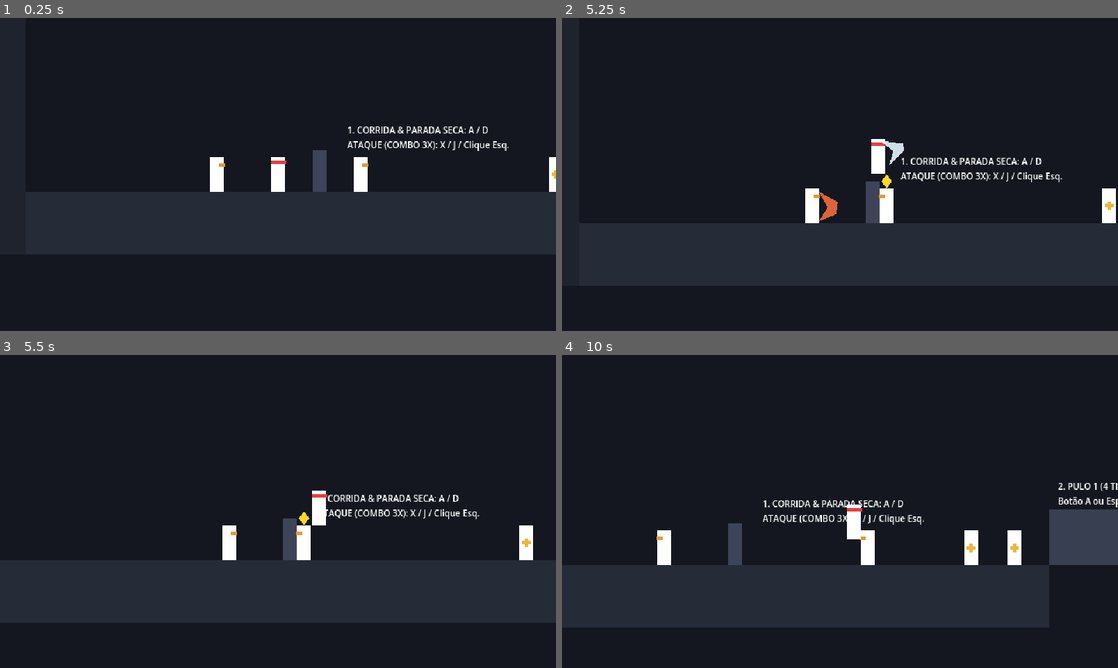
Above: before the commit, frames 1-4 (two rows, left to right).
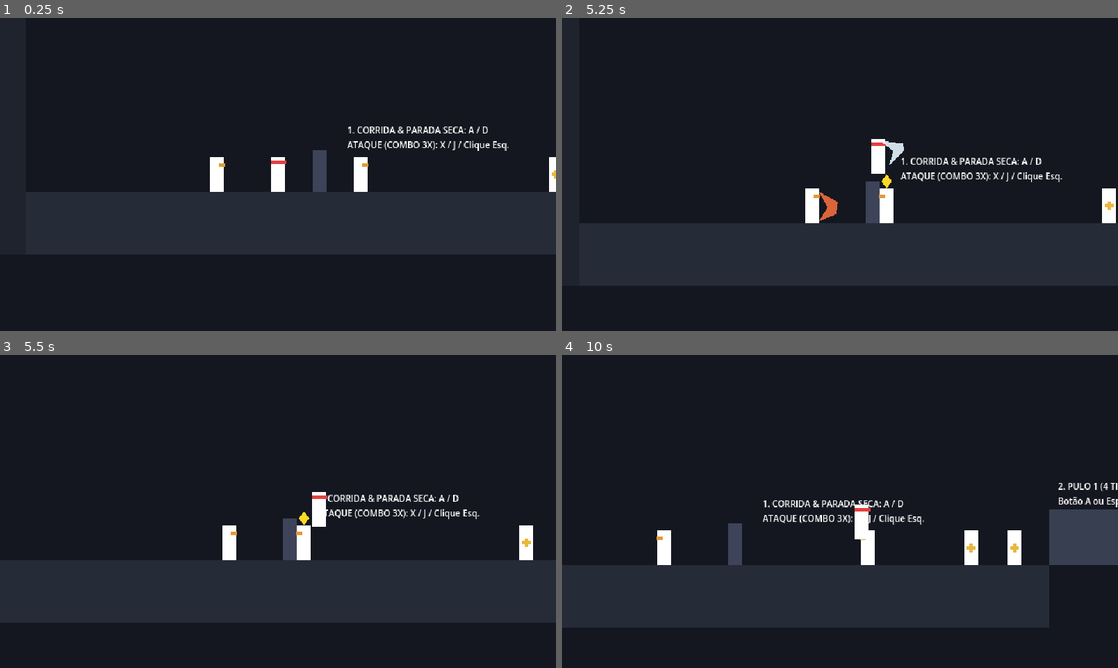
Above: after the commit, the same moments.

Repository: Theadrill/Godot-Roguelike-Prototype
Game: Godot game, scene res://src/world/movement_gym.tscn
The game is run twice, just before and just after one commit, with the same random seed, the same clock (stepped at 60 frames per second) and the same inputs.
Inputs (mouse positions are in pixels of both pictures, inside the frame that each line leads up to):
- Up to frame 1 (0.25 s): no input
- Up to frame 2 (5.25 s): tap A (move_left) at 0.5, 1.25, 2 s; move the mouse to (812, 237) at 0.52 s; hold D (move_right) 0.53-2.03 s; tap Shift (roll) at 0.6, 1.55, 3.05, 3.6, 4.55 s; click (812, 237) at 0.67 s; tap Space (jump) at 0.77, 0.8, 1.07, 1.35, 1.52, 1.82, 2.3, 3.02, 3.32, 3.77, 3.8, 4.07, 4.52, 4.82 s; move the mouse to (1006, 221) at 1.27 s; move the mouse to (673, 127) at 2.02 s; hold A (move_left) 2.03-4.28 s; click (673, 127) at 2.1 s; move the mouse to (867, 174) at 2.77 s; right-click (867, 174) at 2.85 s; click (867, 174) at 2.92 s; move the mouse to (756, 96) at 3.52 s; move the mouse to (962, 158) at 4.27 s; hold D (move_right) from 4.28 s (still down); tap J at 4.35 s; move the mouse to (728, 190) at 5.02 s; tap K at 5.1 s; click (728, 190) at 5.17 s
- Up to frame 3 (5.5 s): keep holding D (move_right); tap Space (jump) at 5.3 s
- Up to frame 4 (10 s): move the mouse to (895, 442) at 5.77 s; tap R at 5.85 s; tap Space (jump) at 6.02, 6.32, 6.77, 6.8, 7.07, 7.35, 7.52, 7.82, 8.3, 9.02, 9.32, 9.77, 9.8 s; tap Shift (roll) at 6.05, 6.6, 7.55, 9.05, 9.6 s; move the mouse to (812, 574) at 6.52 s; move the mouse to (1006, 558) at 7.27 s; click (1006, 558) at 7.42 s; move the mouse to (673, 464) at 8.02 s; release D (move_right) at 8.03 s; hold A (move_left) 8.03-9.53 s; click (673, 464) at 8.1 s; move the mouse to (867, 511) at 8.77 s; right-click (867, 511) at 8.85 s; move the mouse to (756, 433) at 9.52 s; hold D (move_right) from 9.53 s (still down); click (756, 433) at 9.67 s

Frames 1-2 are identical in both runs. In frame 3, less than 0.1% of the frame differs, in the area x 56-59%, y 43-55%; in frame 4, 0.3%, in the area x 51-56%, y 47-59%.

Commit message:
refactor: adopt Dead Cells soft-body collision (remove solid head landing, add horizontal push resistance)

Diff:
--- a/src/entities/player/player.gd
+++ b/src/entities/player/player.gd
@@ -40,19 +40,20 @@
 # Wall jump tracking: prevents infinite climbing on the same single wall
 var last_wall_jump_normal_x: float = 0.0
 
+# Soft body collision: movement resistance when pushing through enemies (Dead Cells style)
+@export_range(0.05, 0.9, 0.05) var enemy_overlap_speed_multiplier: float = 0.28
+
 # Default gravity from project settings
 var gravity: float = ProjectSettings.get_setting("physics/2d/default_gravity", 980.0)
 var flash_timer: float = 0.0
 var flash_material: ShaderMaterial
-var enemy_head_stuck_timer: float = 0.0
-var slide_enemy_timer: float = 0.0
-var slide_enemy_dir: float = 0.0
 
 @onready var state_machine: StateMachine = $StateMachine
 @onready var collision_shape: CollisionShape2D = $CollisionShape2D
 @onready var visual: Node2D = $Visual
 @onready var body_polygon: Polygon2D = $Visual/BodyPlaceholder
 @onready var ceiling_check: RayCast2D = $CeilingCheck
+@onready var enemy_overlap_detector: Area2D = $EnemyOverlapDetector
 @onready var hitbox: Hitbox = $Visual/Hitbox
 @onready var hurtbox: Hurtbox = $Hurtbox
 @onready var slash_effect: Node2D = $Visual/SlashEffect
@@ -90,45 +91,19 @@
 				slash_effect.scale = Vector2(1.0 + combo_step * 0.2, 1.0 + combo_step * 0.2)
 
 func _physics_process(delta: float) -> void:
-	var on_enemy: bool = is_standing_on_enemy()
-	if on_enemy:
-		enemy_head_stuck_timer += delta
-		_prevent_standing_on_enemies()
-	else:
-		enemy_head_stuck_timer = 0.0
-
-	# Process uninterrupted slide off enemy head
-	if slide_enemy_timer > 0.0:
-		slide_enemy_timer -= delta
-		if is_on_floor() and not on_enemy:
-			slide_enemy_timer = 0.0
-		else:
-			velocity.x = slide_enemy_dir * 180.0
-
-	var sliding: bool = is_sliding_off_enemy()
-
 	# Decrement timers
 	if is_on_floor():
-		if sliding:
-			# Standing on or actively sliding off enemy head: prevent coyote time and buffers
-			coyote_timer = 0.0
-			jump_buffer_timer = 0.0
-		else:
-			coyote_timer = coyote_duration
-			can_double_jump = true
-			last_wall_jump_normal_x = 0.0 # Reset wall memory on ground touch
+		coyote_timer = coyote_duration
+		can_double_jump = true
+		last_wall_jump_normal_x = 0.0 # Reset wall memory on ground touch
 	else:
 		coyote_timer = max(0.0, coyote_timer - delta)
 
 	if jump_buffer_timer > 0.0:
 		jump_buffer_timer = max(0.0, jump_buffer_timer - delta)
 
-	# Strictly prevent buffering or triggering jumps when touching or sliding off an enemy head
 	if Input.is_action_just_pressed("jump"):
-		if not sliding:
-			jump_buffer_timer = jump_buffer_duration
-		else:
-			jump_buffer_timer = 0.0
+		jump_buffer_timer = jump_buffer_duration
 
 	# Hit flash timer
 	if flash_timer > 0.0:
@@ -148,64 +123,21 @@
 	# Tactile juice: Gamepad rumble & hitstop
 	CombatFeedback.apply_hit_feedback(hitstop, 0.4, 0.7, 0.12)
 
-func is_standing_on_enemy() -> bool:
-	for i in range(get_slide_collision_count()):
-		var col := get_slide_collision(i)
-		var collider := col.get_collider()
-		if collider is CombatDummy or collider is Soldier or (collider is CollisionObject2D and collider.get_collision_layer_value(3)):
-			if col.get_normal().y < -0.5:
+## Soft body collision detection:
+## Returns true if the player is actively pressing into an enemy body horizontally.
+func is_pushing_against_enemy(move_direction: float) -> bool:
+	if not enemy_overlap_detector or move_direction == 0.0:
+		return false
+	var overlapping := enemy_overlap_detector.get_overlapping_bodies()
+	for body in overlapping:
+		if body is CharacterBody2D and body != self:
+			var dx: float = body.global_position.x - global_position.x
+			# If moving towards the enemy center or currently deep inside them
+			if move_direction > 0.0 and dx > -8.0:
+				return true
+			elif move_direction < 0.0 and dx < 8.0:
 				return true
 	return false
-
-func is_sliding_off_enemy() -> bool:
-	return is_standing_on_enemy() or slide_enemy_timer > 0.0
-
-func _prevent_standing_on_enemies() -> void:
-	for i in range(get_slide_collision_count()):
-		var col := get_slide_collision(i)
-		var collider := col.get_collider()
-		# If the collider is on Enemy layer (Layer 3) or is an enemy/dummy
-		if collider is CombatDummy or collider is Soldier or (collider is CollisionObject2D and collider.get_collision_layer_value(3)):
-			# Normal pointing up means player landed directly on their top head/shoulders
-			if col.get_normal().y < -0.5:
-				# If not already locked in a slide, initiate locked committed slide
-				if slide_enemy_timer <= 0.0:
-					var push_dir: float = signf(global_position.x - collider.global_position.x)
-					if push_dir == 0.0:
-						push_dir = float(facing_direction)
-
-					# Raycast wall awareness (Layer 1: Environment):
-					# Check if sliding in push_dir would hit a wall within 24px
-					var space := get_world_2d().direct_space_state
-					if space:
-						var ray_origin := global_position + Vector2(0.0, -10.0)
-						var ray_r := PhysicsRayQueryParameters2D.create(ray_origin, ray_origin + Vector2(24.0, 0.0), 1)
-						ray_r.exclude = [get_rid()]
-						var wall_on_right: bool = not space.intersect_ray(ray_r).is_empty()
-
-						var ray_l := PhysicsRayQueryParameters2D.create(ray_origin, ray_origin + Vector2(-24.0, 0.0), 1)
-						ray_l.exclude = [get_rid()]
-						var wall_on_left: bool = not space.intersect_ray(ray_l).is_empty()
-
-						# Steer away from walls!
-						if push_dir > 0.0 and wall_on_right and not wall_on_left:
-							push_dir = -1.0
-						elif push_dir < 0.0 and wall_on_left and not wall_on_right:
-							push_dir = 1.0
-
-					slide_enemy_dir = push_dir
-					slide_enemy_timer = 0.22 # Uninterruptible committed slide window
-
-				# Apply slide physics velocity
-				velocity.x = slide_enemy_dir * 180.0
-
-				# Layer 3: Fail-safe hop if stuck on top for more than 0.25s
-				if enemy_head_stuck_timer > 0.25:
-					velocity.y = -100.0
-
-				coyote_timer = 0.0
-				jump_buffer_timer = 0.0
-				return
 
 func update_facing(direction: float) -> void:
 	if direction > 0.0:
@@ -214,3 +146,4 @@
 	elif direction < 0.0:
 		facing_direction = -1
 		visual.scale.x = -1.0
+		visual.scale.x = -1.0
--- a/src/entities/player/player.tscn
+++ b/src/entities/player/player.tscn
@@ -25,9 +25,12 @@
 [sub_resource type="RectangleShape2D" id="RectangleShape2D_player_hurtbox"]
 size = Vector2(16, 40)
 
+[sub_resource type="RectangleShape2D" id="RectangleShape2D_overlap"]
+size = Vector2(14, 38)
+
 [node name="Player" type="CharacterBody2D"]
 collision_layer = 2
-collision_mask = 5
+collision_mask = 1
 floor_constant_speed = true
 floor_snap_length = 8.0
 script = ExtResource("1_player")
@@ -40,6 +43,15 @@
 position = Vector2(0, -16)
 target_position = Vector2(0, -26)
 collision_mask = 1
+
+[node name="EnemyOverlapDetector" type="Area2D" parent="."]
+collision_layer = 0
+collision_mask = 4
+monitorable = false
+
+[node name="CollisionShape2D" type="CollisionShape2D" parent="EnemyOverlapDetector"]
+position = Vector2(0, -20)
+shape = SubResource("RectangleShape2D_overlap")
 
 [node name="Hurtbox" type="Area2D" parent="."]
 collision_layer = 32
--- a/src/entities/player/states/fall_state.gd
+++ b/src/entities/player/states/fall_state.gd
@@ -7,10 +7,7 @@
 	player = character as Player
 
 func physics_update(delta: float) -> void:
-	var sliding: bool = player.is_sliding_off_enemy()
-
-	# Only transition to ground states if standing on real ground (NOT an enemy head and not sliding)
-	if player.is_on_floor() and not sliding:
+	if player.is_on_floor():
 		if player.jump_buffer_timer > 0.0:
 			player.jump_buffer_timer = 0.0
 			state_machine.transition_to("jump")
@@ -23,13 +20,12 @@
 			return
 
 	if player.coyote_timer > 0.0 and Input.is_action_just_pressed("jump"):
-		if not sliding:
-			player.coyote_timer = 0.0
-			state_machine.transition_to("jump")
-			return
+		player.coyote_timer = 0.0
+		state_machine.transition_to("jump")
+		return
 
 	# Wall jump check while touching wall (takes precedence over double jump)
-	if (Input.is_action_just_pressed("jump") or player.jump_buffer_timer > 0.0) and player.is_on_wall_only() and not sliding:
+	if (Input.is_action_just_pressed("jump") or player.jump_buffer_timer > 0.0) and player.is_on_wall_only():
 		var wall_norm: float = signf(player.get_wall_normal().x)
 		if wall_norm != player.last_wall_jump_normal_x:
 			player.jump_buffer_timer = 0.0
@@ -37,9 +33,8 @@
 			return
 
 	if Input.is_action_just_pressed("jump") and player.can_double_jump:
-		if not sliding:
-			state_machine.transition_to("doublejump")
-			return
+		state_machine.transition_to("doublejump")
+		return
 
 	if Input.is_action_just_pressed("roll"):
 		state_machine.transition_to("roll")
@@ -50,7 +45,7 @@
 		state_machine.transition_to("attack")
 		return
 
-	if player.is_on_wall_only() and not sliding:
+	if player.is_on_wall_only():
 		var wall_norm: float = signf(player.get_wall_normal().x)
 		if wall_norm != player.last_wall_jump_normal_x:
 			var move_dir: float = Input.get_axis("move_left", "move_right")
@@ -58,24 +53,23 @@
 				state_machine.transition_to("wallslide")
 				return
 
-	# Gravity
+	# Gravity (100% normal, falls cleanly through enemies)
 	player.velocity.y += (player.gravity * player.fall_gravity_multiplier) * delta
 
-	# Horizontal air control (disabled while actively sliding off an enemy)
-	if not sliding:
-		var direction := Input.get_axis("move_left", "move_right")
-		if direction != 0.0:
-			player.update_facing(direction)
-			player.velocity.x = move_toward(
-				player.velocity.x,
-				direction * player.run_speed,
-				(player.run_speed / player.acceleration_time) * delta
-			)
-		else:
-			player.velocity.x = move_toward(
-				player.velocity.x,
-				0.0,
-				(player.run_speed / player.acceleration_time) * delta
-			)
+	# Horizontal air control
+	var direction := Input.get_axis("move_left", "move_right")
+	if direction != 0.0:
+		player.update_facing(direction)
+		player.velocity.x = move_toward(
+			player.velocity.x,
+			direction * player.run_speed,
+			(player.run_speed / player.acceleration_time) * delta
+		)
+	else:
+		player.velocity.x = move_toward(
+			player.velocity.x,
+			0.0,
+			(player.run_speed / player.acceleration_time) * delta
+		)
 
 	player.move_and_slide()
--- a/src/entities/player/states/idle_state.gd
+++ b/src/entities/player/states/idle_state.gd
@@ -14,7 +14,7 @@
 
 func physics_update(delta: float) -> void:
 	# Fall check
-	if not player.is_on_floor() or player.is_sliding_off_enemy():
+	if not player.is_on_floor():
 		state_machine.transition_to("fall")
 		return
 
--- a/src/entities/player/states/roll_state.gd
+++ b/src/entities/player/states/roll_state.gd
@@ -9,12 +9,6 @@
 	player = character as Player
 	roll_timer = player.roll_duration
 	roll_direction = float(player.facing_direction)
-
-	# Decide if player can phase through enemies:
-	# Only disable enemy collision if there is GENUINE standing room behind the enemies!
-	# Minimum gap: 16px (player width) + 5px margin = 21px
-	var can_phase := _check_clearance_behind_enemy()
-	player.set_collision_mask_value(3, not can_phase)
 
 	# Shrink collision height to 20px so player passes under low ceilings (32px)
 	_set_crouched(true)
@@ -29,8 +23,6 @@
 
 func exit() -> void:
 	_set_crouched(false)
-	# Re-enable collision with enemies (Layer 3) after roll
-	player.set_collision_mask_value(3, true)
 	if player.hurtbox:
 		player.hurtbox.is_invulnerable = false
 
@@ -68,53 +60,6 @@
 		else:
 			state_machine.transition_to("fall")
 
-func _check_clearance_behind_enemy() -> bool:
-	var space_state := player.get_world_2d().direct_space_state
-
-	# Minimum clearance needed between enemy and wall for player to land safely:
-	# 16px player width + 5px safety margin = 21px
-	const CLEARANCE: float = 21.0
-
-	# Roll reach: how far this roll can travel + clearance needed at destination
-	var roll_dist: float = player.roll_speed * player.roll_duration
-	var max_reach: float = roll_dist + CLEARANCE
-
-	# 1) Cast ray towards wall on Layer 1 (Environment) - ignores all enemies.
-	# If no wall is within reach of this roll, player CANNOT collide with the wall: roll freely!
-	var wall_query := PhysicsRayQueryParameters2D.create(
-		player.global_position + Vector2(0, -10),
-		player.global_position + Vector2(roll_direction * max_reach, -10),
-		1 # Layer 1 (Environment)
-	)
-	var wall_hit := space_state.intersect_ray(wall_query)
-	if wall_hit.is_empty():
-		return true
-
-	var wall_x: float = wall_hit.position.x
-
-	# 2) A wall is within roll reach. Now cast back from the wall towards the player on Layer 3 (Enemies).
-	# This finds the enemy closest to the wall.
-	var enemy_query := PhysicsRayQueryParameters2D.create(
-		Vector2(wall_x + (roll_direction * 4.0), player.global_position.y - 10),
-		player.global_position + Vector2(0, -10),
-		4 # Layer 3 (Enemies)
-	)
-	enemy_query.hit_from_inside = true
-	enemy_query.exclude = [player.get_rid()]
-	var enemy_hit := space_state.intersect_ray(enemy_query)
-
-	# If no enemy between wall and player, roll freely towards the wall (wall physics stops player)
-	if enemy_hit.is_empty():
-		return true
-
-	# 3) Check space between the enemy and the wall:
-	# If gap < 21px, enemy is pinned against the wall with no room for player -> cannot phase!
-	var gap_to_wall: float = absf(wall_x - enemy_hit.position.x)
-	if gap_to_wall < CLEARANCE:
-		return false
-
-	return true
-
 func _set_crouched(crouched: bool) -> void:
 	var rect := player.collision_shape.shape as RectangleShape2D
 	if not rect:
--- a/src/entities/player/states/run_state.gd
+++ b/src/entities/player/states/run_state.gd
@@ -7,7 +7,7 @@
 	player = character as Player
 
 func physics_update(delta: float) -> void:
-	if not player.is_on_floor() or player.is_sliding_off_enemy():
+	if not player.is_on_floor():
 		state_machine.transition_to("fall")
 		return
 
@@ -36,8 +36,12 @@
 		return
 
 	player.update_facing(direction)
-	# Fast acceleration (0.08s)
-	var target_speed := direction * player.run_speed
+	# Fast acceleration (0.08s) with soft body enemy resistance (Dead Cells style)
+	var speed_magnitude := player.run_speed
+	if player.is_pushing_against_enemy(direction):
+		speed_magnitude *= player.enemy_overlap_speed_multiplier
+
+	var target_speed := direction * speed_magnitude
 	var accel_rate := player.run_speed / player.acceleration_time
 	player.velocity.x = move_toward(player.velocity.x, target_speed, accel_rate * delta)
 
Not shown: 1 places in src/entities/player/player.tscn that only renumber resources
